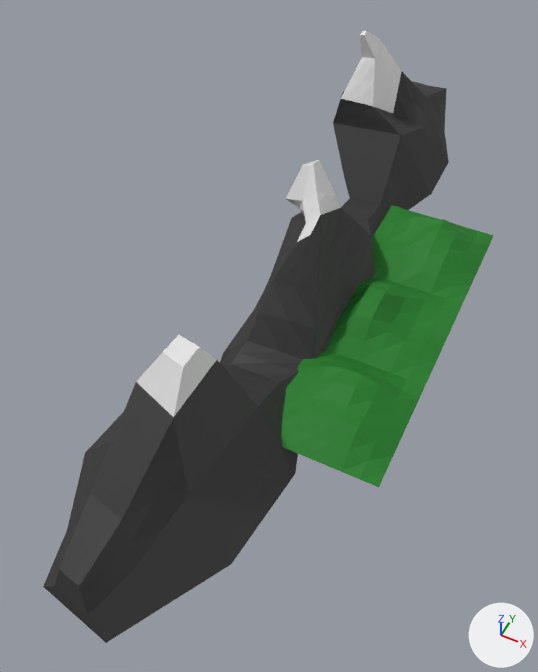
An edit to the Blender file Blender/hills.blend, drawn before and after from the same camera.
Both versions are drawn from a camera (50 mm lens) standing at (25.3, -173.5, 113.6) and looking at (-20.2, -82.6, 0.0). The axes (+X, +Y, +Z) are drawn at lower right. The lights are the same throughout.

In view in the first picture: 'Cube', 'Landscape.036', 'Landscape.037', 'Landscape.038'.
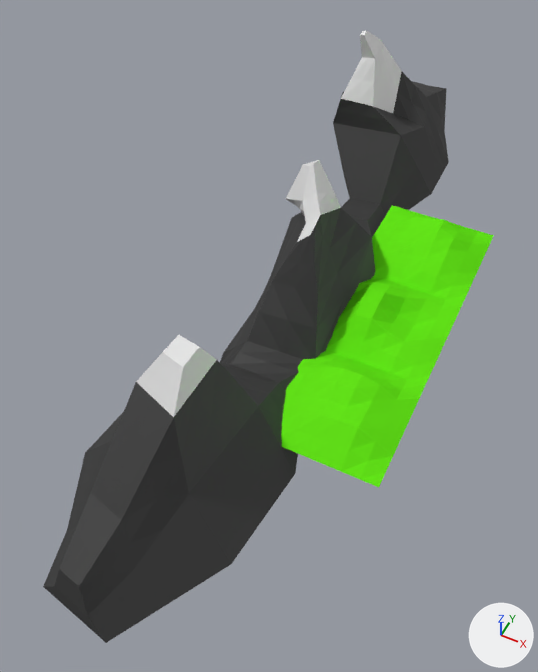
Commit message: hills model updated

What differs and where, as boxes [x1, y1, x2, y2] in the pictures (538 x 672 px):
'Landscape.036', recoloured
    both: [281, 350, 425, 487]
'Landscape.037', recoloured
    both: [326, 275, 462, 385]
'Landscape.038', recoloured
    both: [372, 205, 494, 304]

What the commit changed:
In material 'Material.001' (mat_material_001), roughness goes from 0.624 to 0.5.
In material 'Material.001' (mat_material_001), specular_ior_level is no longer 0.226.
Material 'Material.001' (mat_material_001) is now built by diffuse_material('Material.001') instead of principled_material('Material.001').
Material 'Material.001' (mat_material_001) changes colour from green #2a7f2e to green #64e71a; in linear values from (0.023, 0.211, 0.0278) to (0.128, 0.8, 0.0101).
